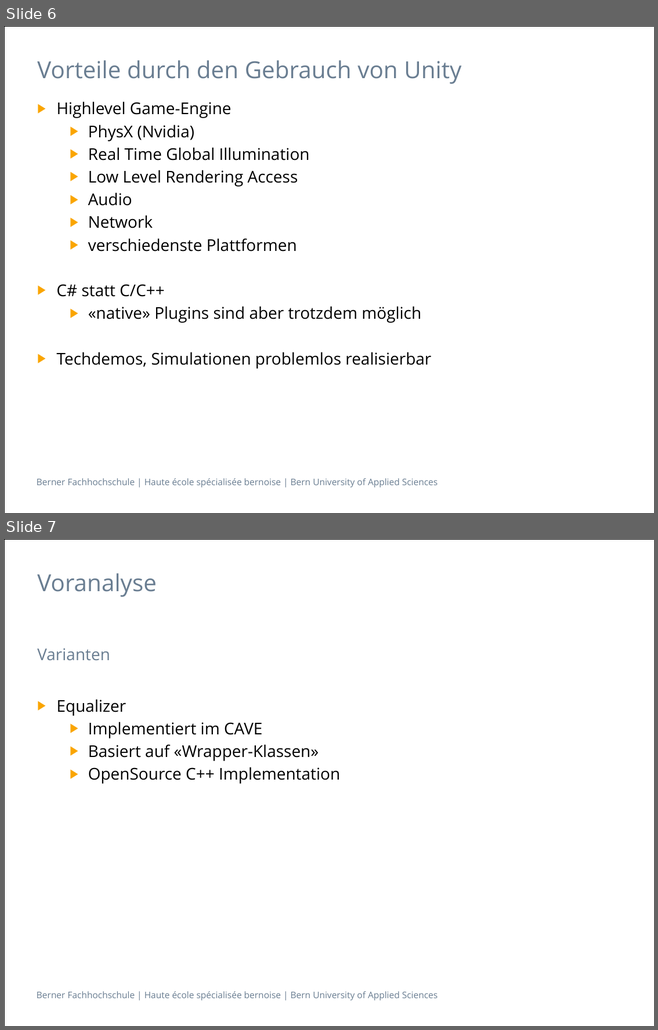
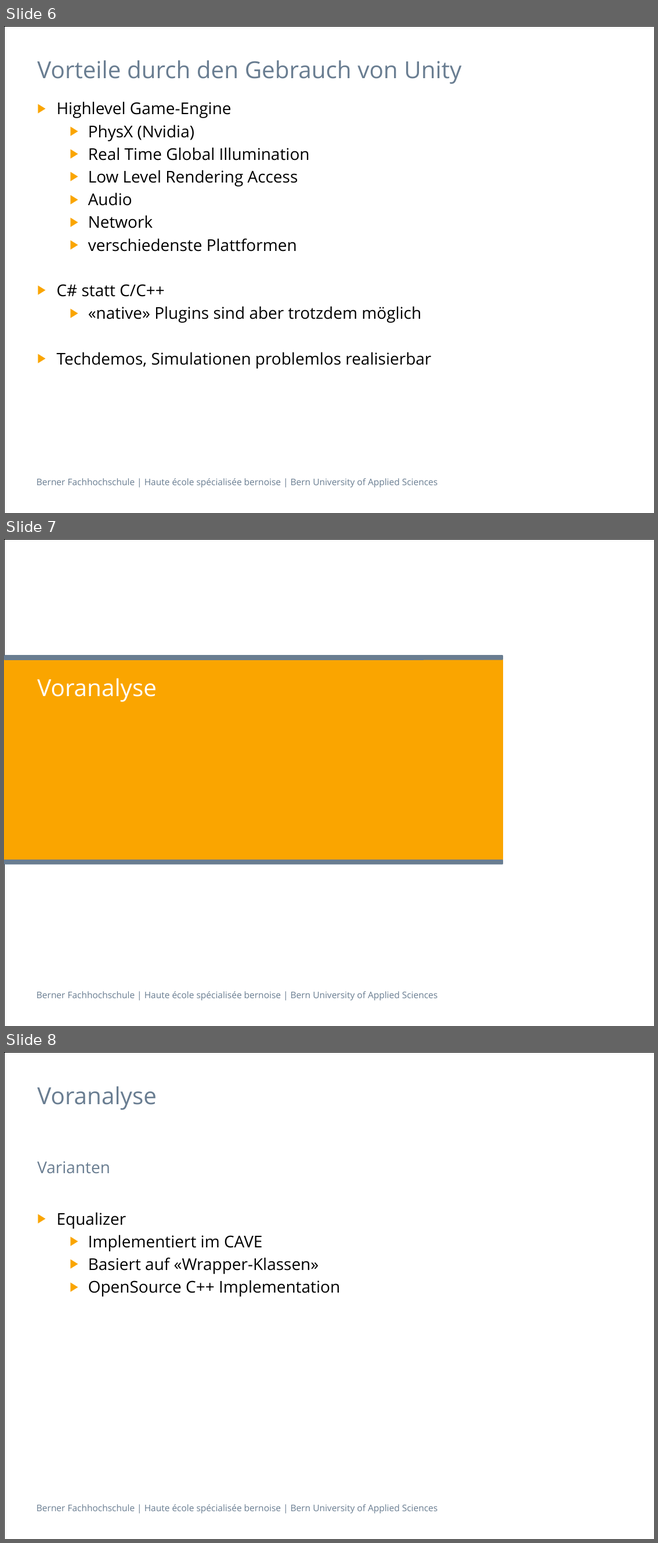
Before and after one commit to villj2/ch.bfh.cpvr.unitycave, a slide deck: docs/presentation/presentation.pptx. Shown one above the other, each under a label of ours: slides 6 and 7 before the commit, slides 6, 7 and 8 after it. The pictures are 658x1030 and 658x1543 pixels, drawn with LibreOffice and Linux fonts; fonts in the diff are those of the drawing. Boxes give left, top, right and bottom in pixels: in the first picture for what was removed or moved away, otherwise in the second. Text is boxed around its words. In the diff, an @@ line names an element or a change of style, - is before the commit and + after.

```diff
--- a/docs/presentation/presentation.pptx
+++ b/docs/presentation/presentation.pptx
@@ slide 7 added at bbox=[4, 539, 654, 1026], background #FFFFFF; not listed: 2 template elements that a slide beside it also shows @@
@@ rounded rectangle added at bbox=[4, 657, 503, 862], fill #FAA500 @@
@@ rounded rectangle added at bbox=[4, 655, 503, 660], fill #697D91 @@
@@ title added at bbox=[37, 678, 157, 702], 26 pt, text #FFFFFF @@
+Voranalyse
@@ rounded rectangle added at bbox=[4, 860, 503, 865], fill #697D91 @@
@@ what was slide 7 is now slide 8 @@
```
Also in this commit, not shown: 7 slides changed, 1 other file.
